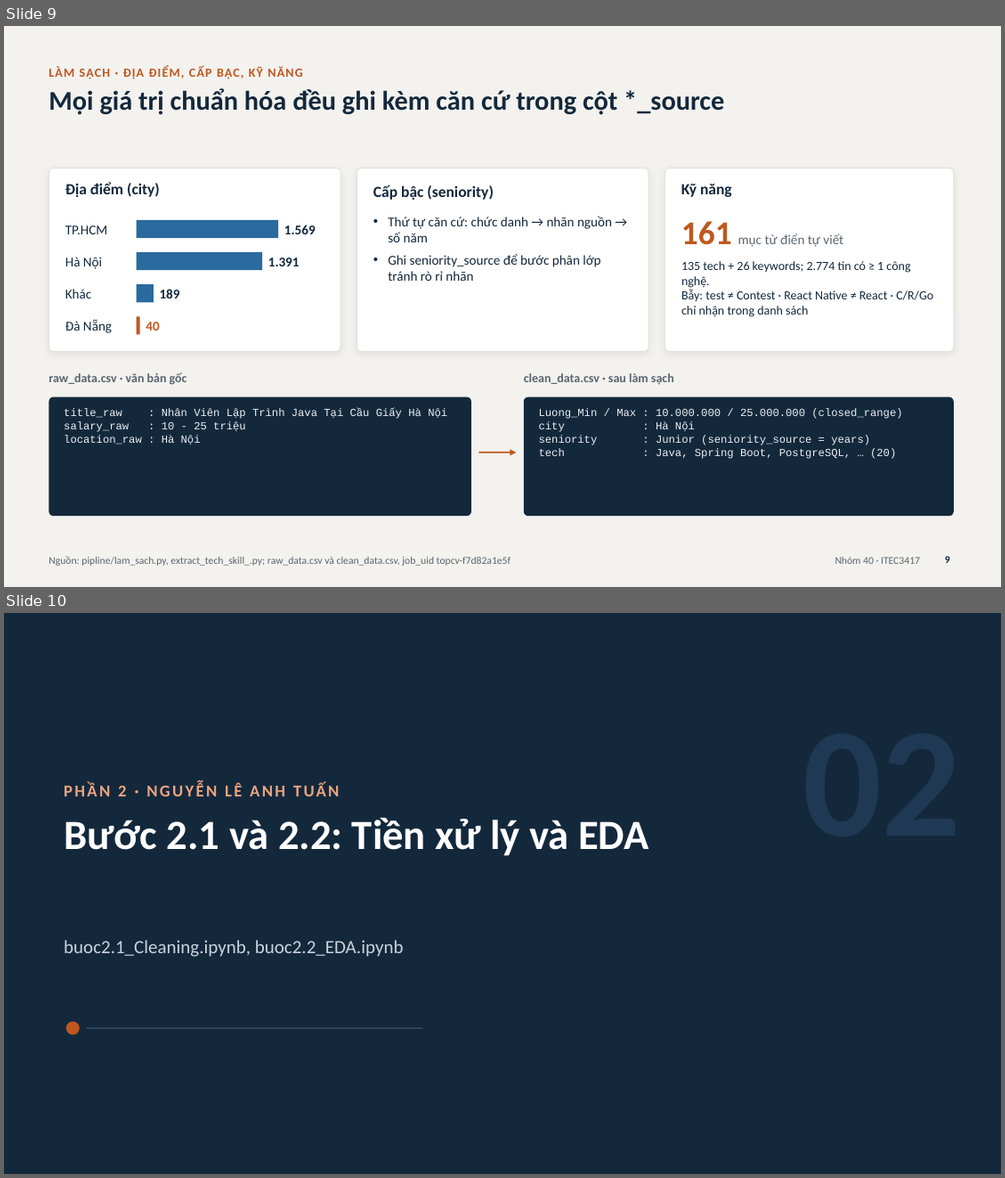
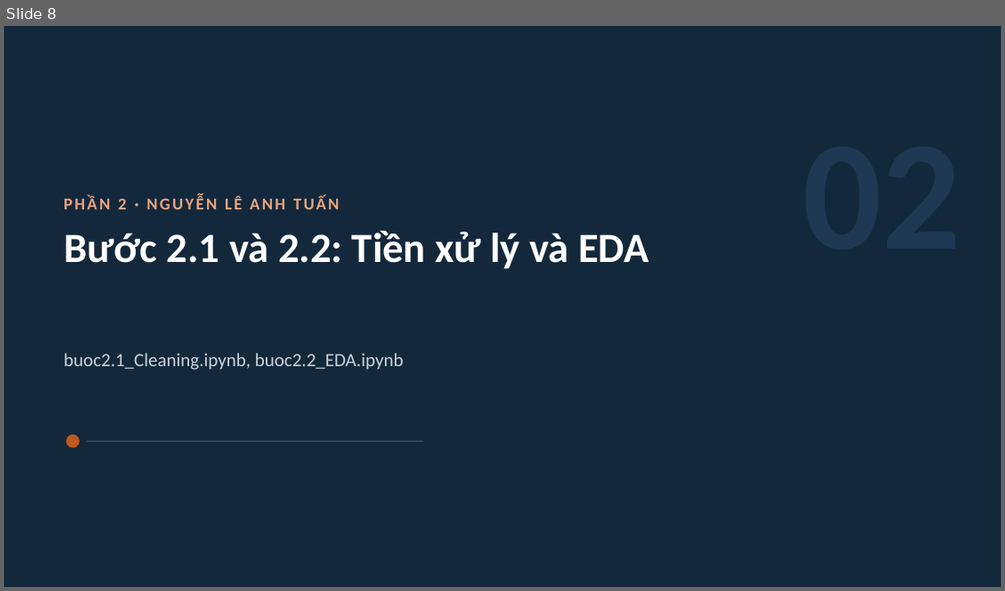
Before and after one commit to Tuan-Nguyen-176/vietnam-it-job-market-analysis, a slide deck: slide thuyet trinh/Nhom40_SlideThuyetTrinh.pptx. Shown one above the other, each under a label of ours: slides 9 and 10 before the commit, slide 8 after it. The pictures are 1005x1178 and 1005x591 pixels, drawn with LibreOffice and Linux fonts; fonts in the diff are those of the drawing. Boxes give left, top, right and bottom in pixels: in the first picture for what was removed or moved away, otherwise in the second. Text is boxed around its words. In the diff, an @@ line names an element or a change of style, - is before the commit and + after.

```diff
--- a/slide thuyet trinh/Nhom40_SlideThuyetTrinh.pptx
+++ b/slide thuyet trinh/Nhom40_SlideThuyetTrinh.pptx
@@ slide 9 removed at (x1=4, y1=26, x2=1001, y2=587), background #F3F2EE @@
@@ text removed at (x1=48, y1=66, x2=302, y2=79) @@
-LÀM SẠCH · ĐỊA ĐIỂM, CẤP BẬC, KỸ NĂNG
@@ title removed at (x1=48, y1=88, x2=724, y2=115) @@
-Mọi giá trị chuẩn hóa đều ghi kèm căn cứ trong cột *_source
@@ rounded rectangle removed at (x1=48, y1=168, x2=340, y2=351) @@
@@ text removed at (x1=65, y1=182, x2=160, y2=197) @@
-Địa điểm (city)
@@ rounded rectangle removed at (x1=357, y1=168, x2=648, y2=351) @@
@@ text removed at (x1=373, y1=184, x2=494, y2=200) @@
-Cấp bậc (seniority)
@@ rounded rectangle removed at (x1=665, y1=168, x2=954, y2=351) @@
@@ text removed at (x1=681, y1=184, x2=732, y2=197) @@
-Kỹ năng
@@ text removed at (x1=65, y1=225, x2=107, y2=234) @@
-TP.HCM
@@ rectangle removed at (x1=137, y1=220, x2=278, y2=239) @@
@@ text removed at (x1=284, y1=224, x2=316, y2=234) @@
-1.569
@@ text removed at (x1=388, y1=216, x2=612, y2=281) @@
-• Thứ tự căn cứ: chức danh → nhãn nguồn → số năm
-• Ghi seniority_source để bước phân lớp tránh rò rỉ nhãn
@@ text removed at (x1=681, y1=221, x2=843, y2=247) @@
-161 mục từ điển tự viết
@@ text removed at (x1=65, y1=257, x2=102, y2=269) @@
-Hà Nội
@@ rectangle removed at (x1=137, y1=252, x2=262, y2=270) @@
@@ text removed at (x1=268, y1=257, x2=299, y2=266) @@
-1.391
@@ text removed at (x1=681, y1=261, x2=933, y2=317) @@
-135 tech + 26 keywords; 2.774 tin có ≥ 1 công nghệ.
-Bẫy: test ≠ Contest · React Native ≠ React · C/R/Go chỉ nhận trong danh sách
@@ text removed at (x1=65, y1=289, x2=91, y2=298) @@
-Khác
@@ rectangle removed at (x1=137, y1=285, x2=154, y2=303) @@
@@ text removed at (x1=160, y1=289, x2=180, y2=298) @@
-189
@@ text removed at (x1=65, y1=319, x2=112, y2=333) @@
-Đà Nẵng
@@ rectangle removed at (x1=137, y1=316, x2=140, y2=334) @@
@@ text removed at (x1=146, y1=321, x2=159, y2=330) @@
-40
@@ text removed at (x1=48, y1=372, x2=187, y2=385) @@
-raw_data.csv · văn bản gốc
@@ rounded rectangle removed at (x1=48, y1=397, x2=471, y2=516) @@
@@ text removed at (x1=524, y1=373, x2=674, y2=385) @@
-clean_data.csv · sau làm sạch
@@ rounded rectangle removed at (x1=524, y1=397, x2=954, y2=516) @@
@@ text removed at (x1=64, y1=409, x2=447, y2=444) @@
-title_raw : Nhân Viên Lập Trình Java Tại Cầu Giấy Hà Nội
-salary_raw : 10 - 25 triệu
-location_raw : Hà Nội
@@ text removed at (x1=539, y1=409, x2=902, y2=459) @@
-Luong_Min / Max : 10.000.000 / 25.000.000 (closed_range)
-city : Hà Nội
-seniority : Junior (seniority_source = years)
-tech : Java, Spring Boot, PostgreSQL, … (20)
@@ arrow removed from (479, 452) to (517, 452) @@
@@ text removed at (x1=48, y1=556, x2=510, y2=565) @@
-Nguồn: pipline/lam_sach.py, extract_tech_skill_.py; raw_data.csv và clean_data.csv, job_uid topcv-f7d82a1e5f
@@ text removed at (x1=835, y1=556, x2=920, y2=564) @@
-Nhóm 40 · ITEC3417
@@ page number removed at (x1=945, y1=556, x2=950, y2=563) @@
-9
@@ what was slide 10 is now slide 8 @@
```
Also in this commit, not shown: 15 slides changed, 3 other slides removed, 1 other file.
